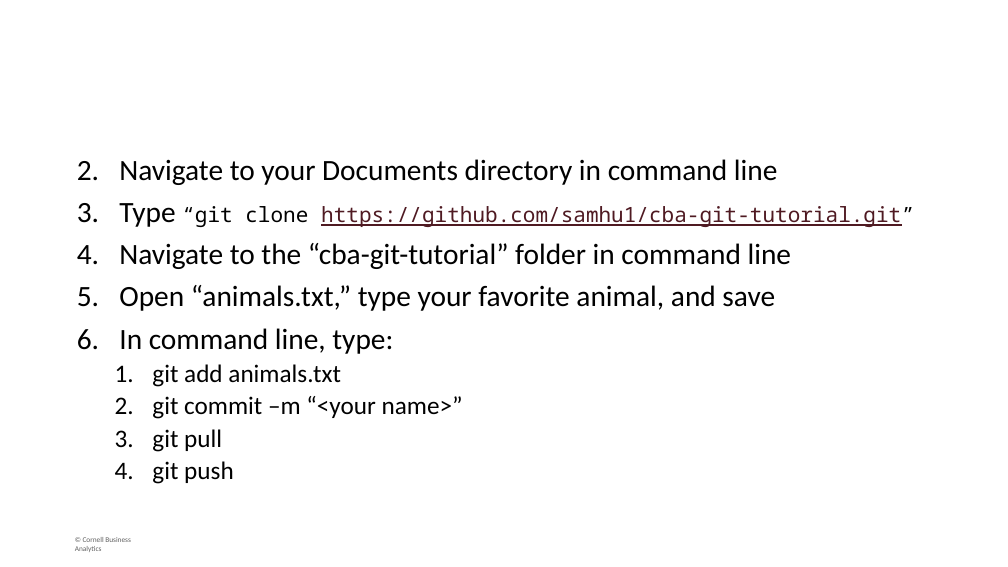
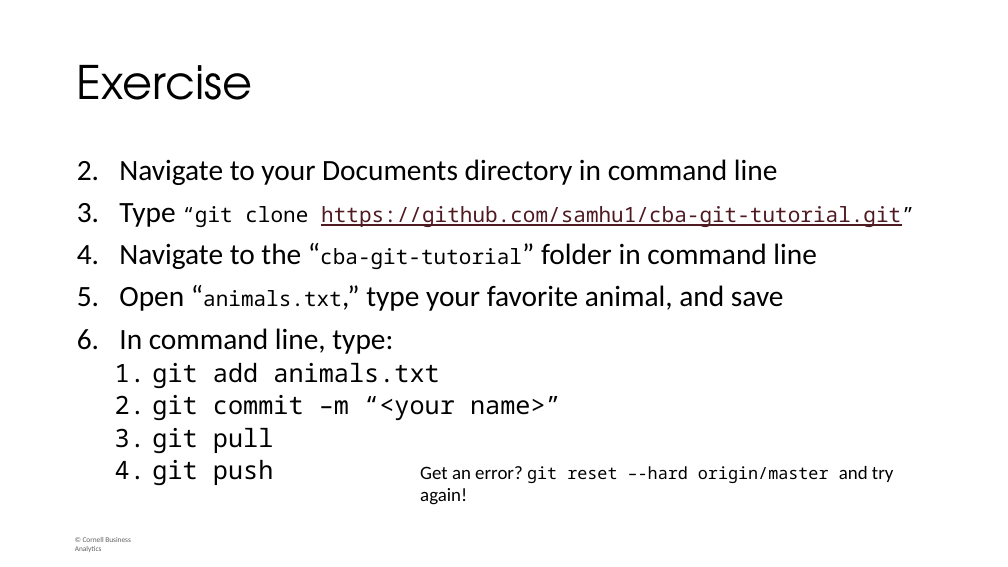
Before and after one commit to sam-hu/cba-git-tutorial, a slide deck: slide 14 of git.pptx. Drawn at 1008x567 pixels with LibreOffice and Linux fonts; fonts in the diff are those of the drawing; background and template pictures are left out. Boxes give left, top, right and bottom in pixels: in the first picture for what was removed or moved away, otherwise in the second. Text is boxed around its words. In the diff, an @@ line names an element or a change of style, - is before the commit and + after.

```diff
--- a/git.pptx
+++ b/git.pptx
@@ title added at (77, 65, 253, 100), 44 pt, text #000000 @@
+Exercise
@@ text at (119, 243, 816, 485): size 28 to 20 pt in "“cba-git-tutorial”", "“animals.txt,”"; font Calibri to Noto Sans Mono in "“cba-git-tutorial”", "“animals.txt,”", "git add animals.txt", "git commit –m “<your name>”" and 2 more places @@
@@ text added at (420, 466, 894, 483), 16 pt, text #000000 @@
+Get an error? git reset –-hard origin/master and try again!
```
Also in this commit, not shown: 2 other files.
